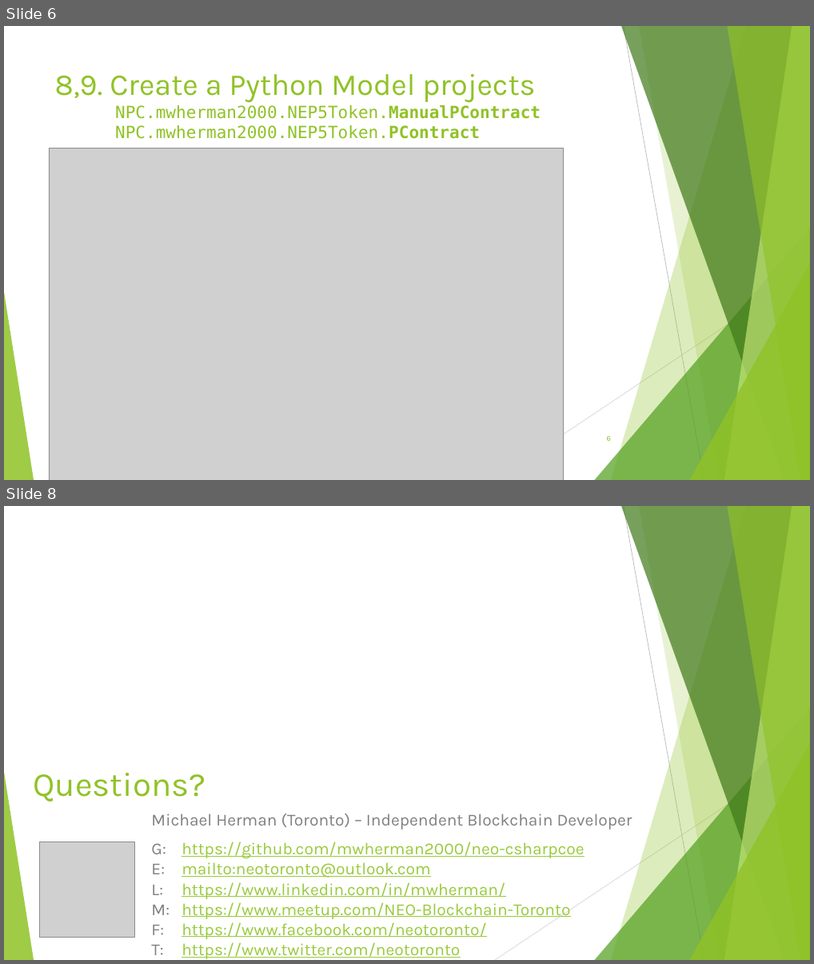
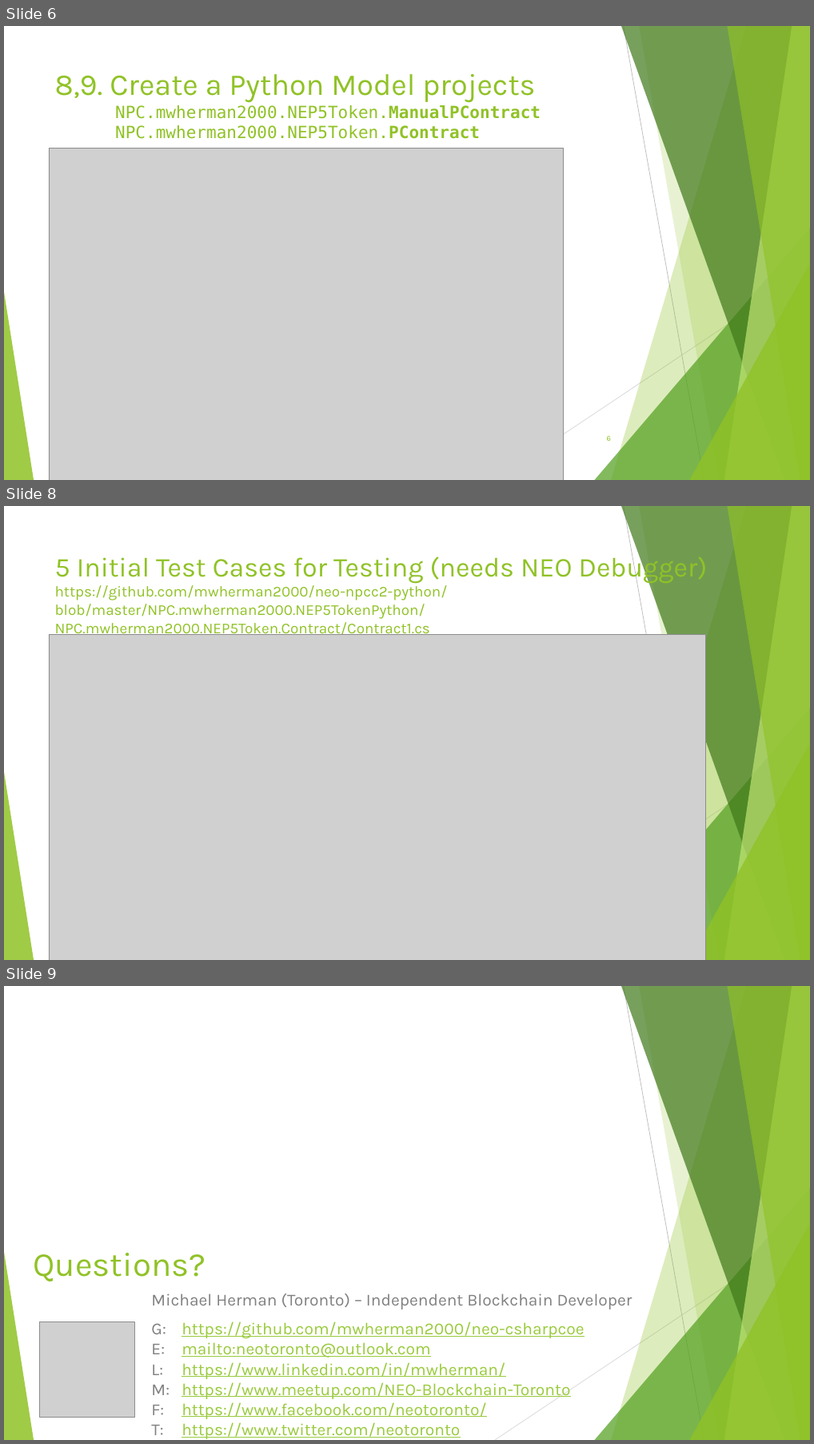
Before and after one commit to mwherman2000/neo-npcc2-python, a slide deck: Docs/NEO Persistable Classes 2.1 Platform for Python v0.1.pptx. Shown one above the other, each under a label of ours: slides 6 and 8 before the commit, slides 6, 8 and 9 after it; the slides between them are not shown. The pictures are 814x964 and 814x1444 pixels, drawn with LibreOffice and Linux fonts; fonts in the diff are those of the drawing; grey boxes stand for pictures. Boxes give left, top, right and bottom in pixels: in the first picture for what was removed or moved away, otherwise in the second. Text is boxed around its words. In the diff, an @@ line names an element or a change of style, - is before the commit and + after.

```diff
--- a/Docs/NEO Persistable Classes 2.1 Platform for Python v0.1.pptx
+++ b/Docs/NEO Persistable Classes 2.1 Platform for Python v0.1.pptx
@@ slide 8 added at bbox=[4, 506, 810, 960], background #FFFFFF; not listed: 10 template elements that a slide beside it also shows @@
@@ title added at bbox=[55, 552, 708, 638], 18 pt, text #90C226 @@
+5 Initial Test Cases for Testing (needs NEO Debugger)
+https://github.com/mwherman2000/neo-npcc2-python/
+blob/master/NPC.mwherman2000.NEP5TokenPython/
+NPC.mwherman2000.NEP5Token.Contract/Contract1.cs
@@ picture added at bbox=[49, 634, 706, 960] @@
@@ what was slide 8 is now slide 9 @@
```
Also in this commit, not shown: 3 slides changed, 1 other file.
